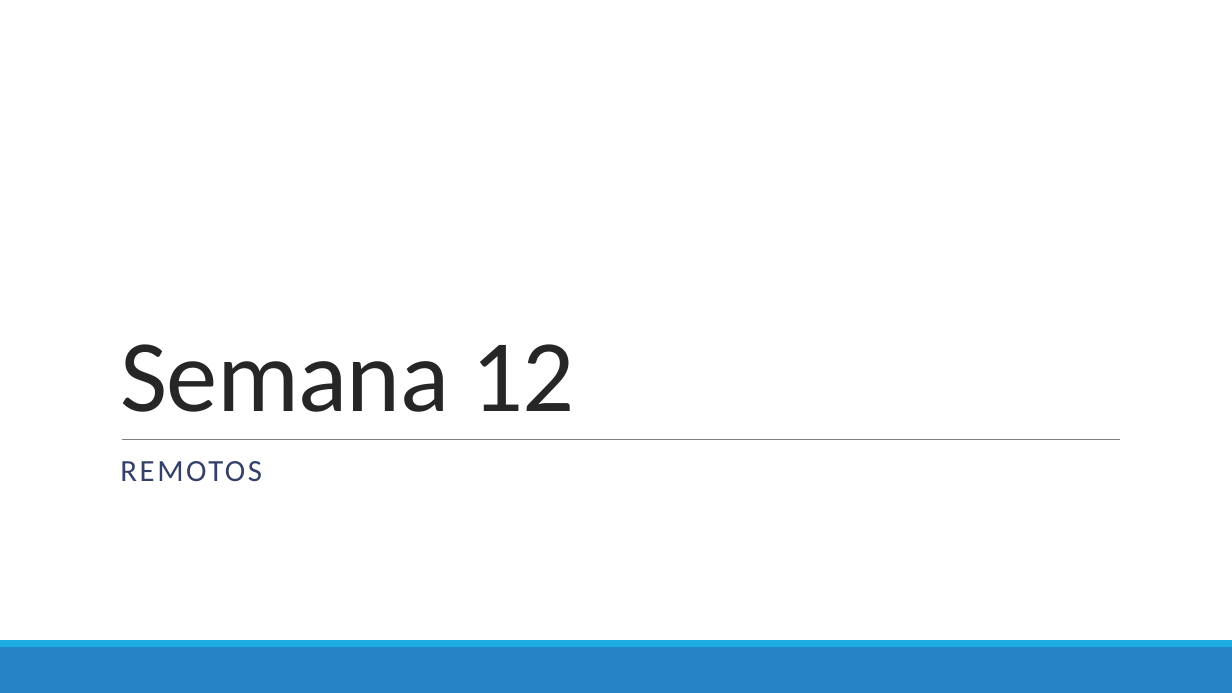
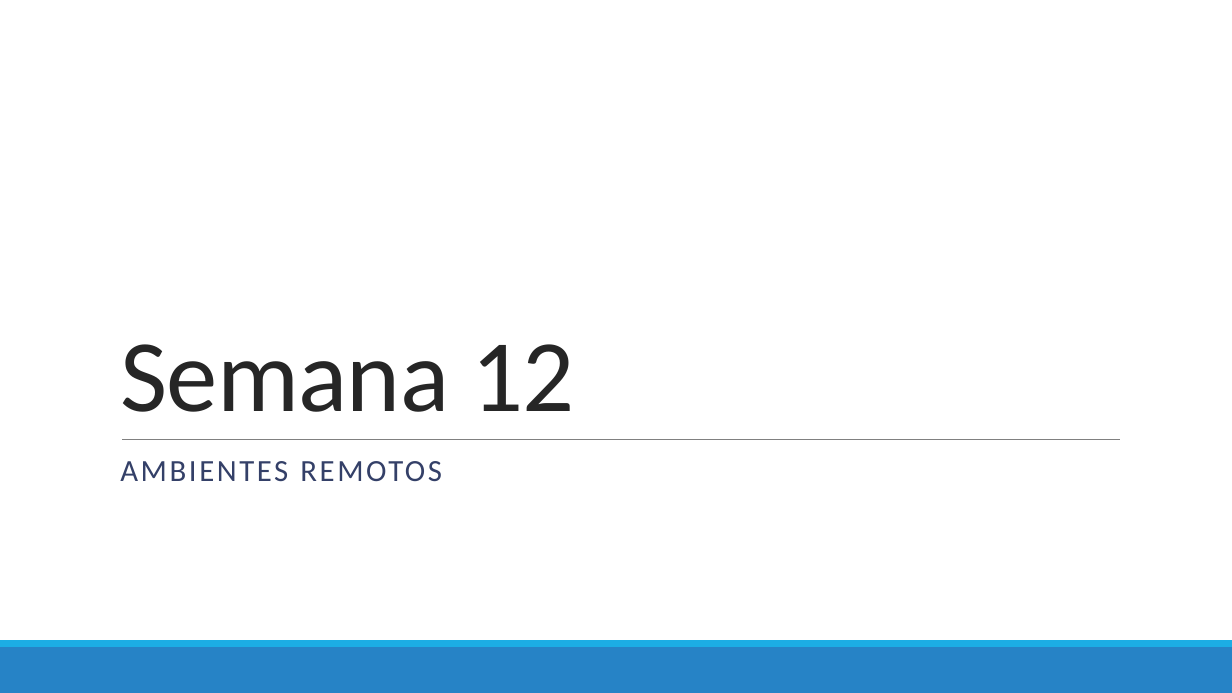
Before and after one commit to Domiciano/PrograRed201, a slide deck: slide 1 of Semana 12/Semana 12.pptx. Drawn at 1232x693 pixels with LibreOffice and Linux fonts; fonts in the diff are those of the drawing. Boxes give left, top, right and bottom in pixels: in the first picture for what was removed or moved away, otherwise in the second. Text is boxed around its words. In the diff, an @@ line names an element or a change of style, - is before the commit and + after.

Commit message:
Semana 12

```diff
--- a/Semana 12/Semana 12.pptx
+++ b/Semana 12/Semana 12.pptx
@@ subtitle at [120, 461, 442, 481]: text changed @@
-REMOTOS
+AMBIENTES REMOTOS
```
Also in this commit, not shown: 6 other slides changed, 9 slides added.
